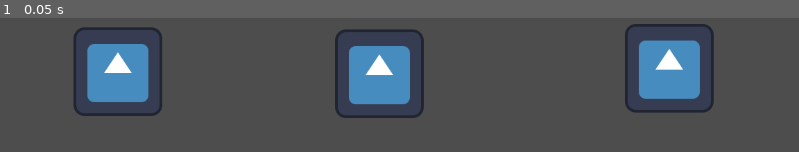
Above: before the commit, frame 1.
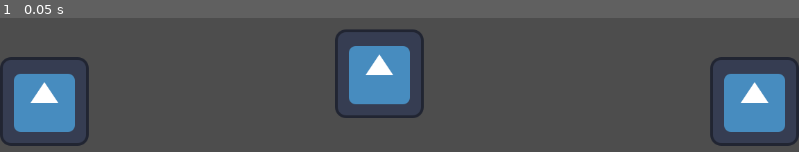
Above: after the commit, the same moment.

Repository: IDokan/Sooni
Game: Godot game, scene res://Kitchen.tscn
Same seed, same stepped clock (60 frames per second), same inputs: the game is played once before the commit and once after it. This scene is started directly instead of the project's main scene. The engine's default icon, where the game draws it, is replaced by a stand-in: a white triangle on a blue panel in a dark square.
Inputs:
- Up to frame 1 (0.05 s): no input

The runs differ from the first frame. In frame 1, 17% of the frame differs, in the area x 0-100%, y 4-96%.

Commit message:
#2 - Try anchoring buttons
Kitchen - Create a NinePatchRect and changed buttons to anchor mode.

Diff:
--- a/demo/Kitchen.tscn
+++ b/demo/Kitchen.tscn
@@ -12,30 +12,49 @@
 
 [node name="CanvasLayer" type="CanvasLayer" parent="."]
 
-[node name="TextureButton" type="TextureButton" parent="CanvasLayer"]
-offset_left = 106.0
-offset_top = 217.0
-offset_right = 234.0
-offset_bottom = 345.0
+[node name="NinePatchRect" type="NinePatchRect" parent="CanvasLayer"]
+anchors_preset = 15
+anchor_right = 1.0
+anchor_bottom = 1.0
+grow_horizontal = 2
+grow_vertical = 2
+
+[node name="TextureButton" type="TextureButton" parent="CanvasLayer/NinePatchRect"]
+layout_mode = 1
+anchors_preset = 4
+anchor_top = 0.5
+anchor_bottom = 0.5
+offset_top = -64.0
+offset_right = 128.0
+offset_bottom = 64.0
+grow_vertical = 2
 texture_normal = ExtResource("1_u2vkn")
 texture_pressed = ExtResource("1_u2vkn")
 texture_hover = ExtResource("1_u2vkn")
 texture_disabled = ExtResource("1_u2vkn")
 texture_focused = ExtResource("1_u2vkn")
 
-[node name="TextureButton2" type="TextureButton" parent="CanvasLayer"]
-offset_left = 901.0
-offset_top = 212.0
-offset_right = 1029.0
-offset_bottom = 340.0
+[node name="TextureButton2" type="TextureButton" parent="CanvasLayer/NinePatchRect"]
+layout_mode = 1
+anchors_preset = 6
+anchor_left = 1.0
+anchor_top = 0.5
+anchor_right = 1.0
+anchor_bottom = 0.5
+offset_left = -128.0
+offset_top = -64.0
+offset_bottom = 64.0
+grow_horizontal = 0
+grow_vertical = 2
 texture_normal = ExtResource("1_u2vkn")
 texture_pressed = ExtResource("1_u2vkn")
 texture_hover = ExtResource("1_u2vkn")
 texture_disabled = ExtResource("1_u2vkn")
 texture_focused = ExtResource("1_u2vkn")
 
-[node name="Stove" type="Stove" parent="CanvasLayer/TextureButton2"]
+[node name="Stove" type="Stove" parent="CanvasLayer/NinePatchRect/TextureButton2"]
 
 [node name="StoveButtons" type="StoveButtons" parent="."]
 texture_right = ExtResource("1_u2vkn")
 texture_left = ExtResource("1_u2vkn")
+visible = false
